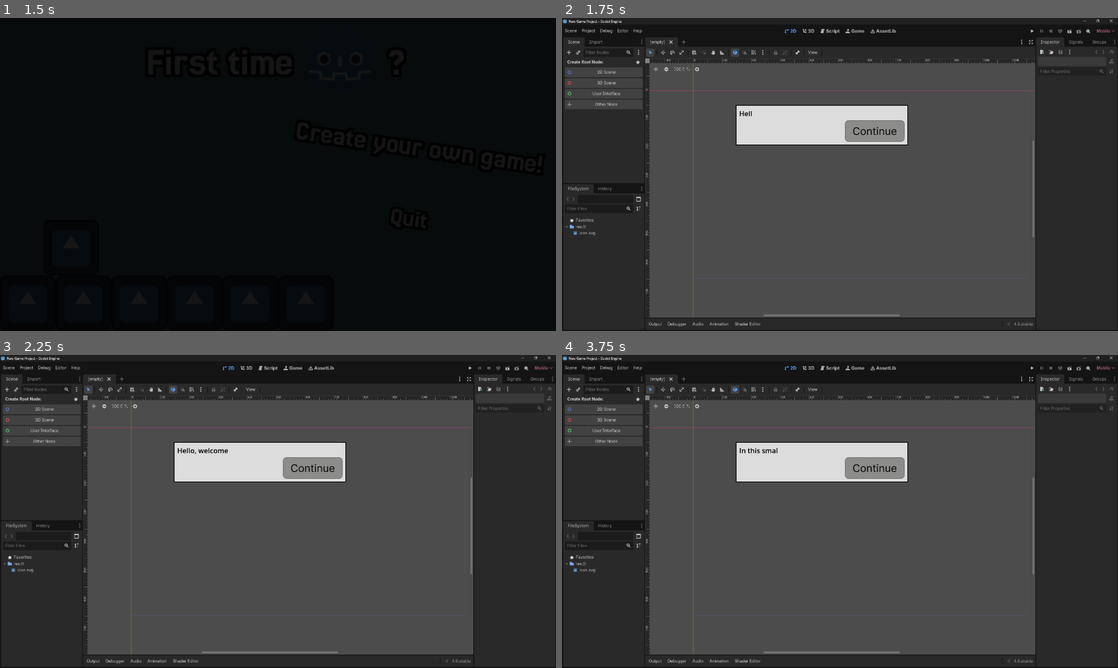
Above: before the commit, frames 1-4 (two rows, left to right).
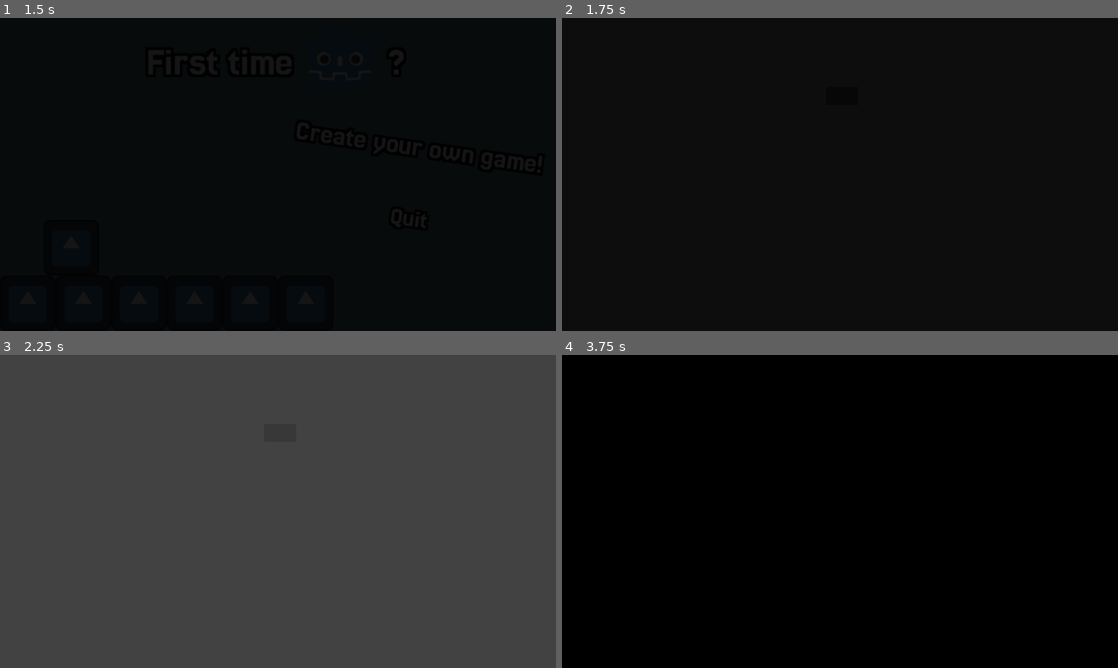
Above: after the commit, the same moments.

Repository: Nils1024/godot-workshop-platformer
Game: Godot game, scene res://scenes/main.tscn
The game is run twice, just before and just after one commit, with the same random seed, the same clock (stepped at 60 frames per second) and the same inputs. The engine's default icon, where the game draws it, is replaced by a stand-in: a white triangle on a blue panel in a dark square.
Inputs (mouse positions are in pixels of both pictures, inside the frame that each line leads up to):
- Up to frame 1 (1.5 s): click (417, 149) at 0.5 s; click (417, 149) at 1.25 s
- Up to frame 2 (1.75 s): no input
- Up to frame 3 (2.25 s): click (278, 433) at 2.02 s
- Up to frame 4 (3.75 s): click (840, 433) at 2.77 s; click (873, 467) at 3.52 s

Frame 1 is identical in both runs. In frame 2, 89% of the frame differs, in the area x 0-100%, y 0-100%; in frame 3, 45%; in frame 4, 92%.

Commit message:
Added utility script, fixed transition not showing the fade out animation and added a selection for different tutorials

Diff:
--- a/project.godot
+++ b/project.godot
@@ -18,6 +18,10 @@
 run/main_scene="uid://bjfmiu8cu3um0"
 config/features=PackedStringArray("4.6", "Mobile")
 config/icon="res://icon.svg"
+
+[autoload]
+
+Util="*uid://f168o3l2b7mt"
 
 [display]
 
--- a/scenes/game.tscn
+++ b/scenes/game.tscn
@@ -17,9 +17,6 @@
 script = ExtResource("1_lbhrr")
 
 [node name="Textbox" parent="." unique_id=1023763064 instance=ExtResource("3_lnu2h")]
-
-[node name="FadeTransition" parent="." unique_id=538090346 instance=ExtResource("5_iywne")]
-visible = false
 
 [node name="TextureRect" type="TextureRect" parent="." unique_id=2038184204]
 offset_right = 1281.0
@@ -57,3 +54,6 @@
 offset_right = 1092.0
 offset_bottom = 691.0
 theme_override_styles/panel = SubResource("StyleBoxFlat_lbhrr")
+
+[node name="FadeTransition" parent="." unique_id=538090346 instance=ExtResource("5_iywne")]
+mouse_filter = 2
--- /dev/null
+++ b/scenes/selection.tscn
@@ -0,0 +1,28 @@
+[gd_scene format=3 uid="uid://yqmevf465snb"]
+
+[ext_resource type="PackedScene" uid="uid://ca0hptbdvu30l" path="res://scenes/util/transition.tscn" id="1_jqogx"]
+[ext_resource type="Script" uid="uid://dx7thot27bmtm" path="res://scripts/selection_menu.gd" id="1_pnwr1"]
+
+[node name="Node2D" type="Node2D" unique_id=1242989120]
+script = ExtResource("1_pnwr1")
+
+[node name="Control" type="Control" parent="." unique_id=1856332901]
+layout_mode = 3
+anchors_preset = 0
+offset_right = 40.0
+offset_bottom = 40.0
+
+[node name="Level_1" type="Button" parent="Control" unique_id=2138092246]
+layout_mode = 0
+offset_left = 608.0
+offset_top = 159.0
+offset_right = 682.0
+offset_bottom = 200.0
+
+[node name="FadeTransition" parent="." unique_id=538090346 instance=ExtResource("1_jqogx")]
+mouse_filter = 2
+
+[node name="Timer" type="Timer" parent="FadeTransition" unique_id=776614606]
+
+[connection signal="pressed" from="Control/Level_1" to="." method="_on_level_1_pressed"]
+[connection signal="timeout" from="FadeTransition/Timer" to="." method="_on_timer_timeout"]
--- a/scripts/game.gd
+++ b/scripts/game.gd
@@ -10,16 +10,20 @@
 	WORKSPACE_INTRO
 }
 
-var current_game_state = GameState.INTRO
+var current_game_state = null
 
 # Called when the node enters the scene tree for the first time.
 func _ready() -> void:
 	$FadeTransition/AnimationPlayer.play("fade_out")
 	textbox.offset = Vector2(400, 200)
 
+	await Util.wait(1)
+
 	textbox.queue_text("Hello, welcome to Godot!")
 	textbox.queue_text("In this small tutorial, you will build a 2D game with a player that can run and jump around.")
 	textbox.queue_text("First of all I want to show you all the important areas of Godot.")
+
+	current_game_state = GameState.INTRO
 
 func _process(delta: float) -> void:
 	if textbox.text_queue.is_empty() and textbox.current_state == textbox.State.READY:
--- a/scripts/main_menu.gd
+++ b/scripts/main_menu.gd
@@ -26,6 +26,6 @@
 func _on_timer_timeout() -> void:
 	match current_button_type:
 		ButtonType.START:
-			get_tree().change_scene_to_file("res://scenes/game.tscn")
+			get_tree().change_scene_to_file("res://scenes/selection.tscn")
 		ButtonType.QUIT:
 			get_tree().quit()
--- /dev/null
+++ b/scripts/selection_menu.gd
@@ -0,0 +1,24 @@
+extends Node2D
+
+enum LEVELS {
+	LEVEL_1,
+	BACK
+}
+
+var current_button_type = null
+
+# Called when the node enters the scene tree for the first time.
+func _ready() -> void:
+	$FadeTransition/AnimationPlayer.play("fade_out")
+
+func _on_level_1_pressed() -> void:
+	current_button_type = LEVELS.LEVEL_1
+	$FadeTransition.show()
+	$FadeTransition/Timer.start()
+	$FadeTransition/AnimationPlayer.play("fade_in")
+
+
+func _on_timer_timeout() -> void:
+	match current_button_type:
+		LEVELS.LEVEL_1:
+			get_tree().change_scene_to_file("res://scenes/game.tscn")
--- /dev/null
+++ b/scripts/util.gd
@@ -0,0 +1,4 @@
+extends Node
+
+func wait(seconds: float):
+	return get_tree().create_timer(seconds).timeout
Not shown, added: scripts/selection_menu.gd.uid
Not shown, added: scripts/util.gd.uid
